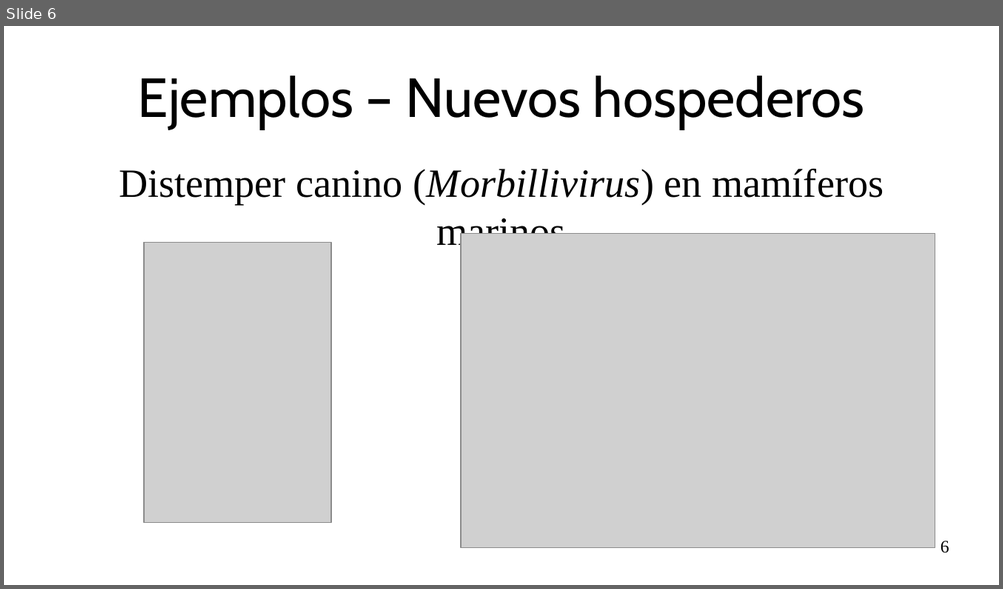
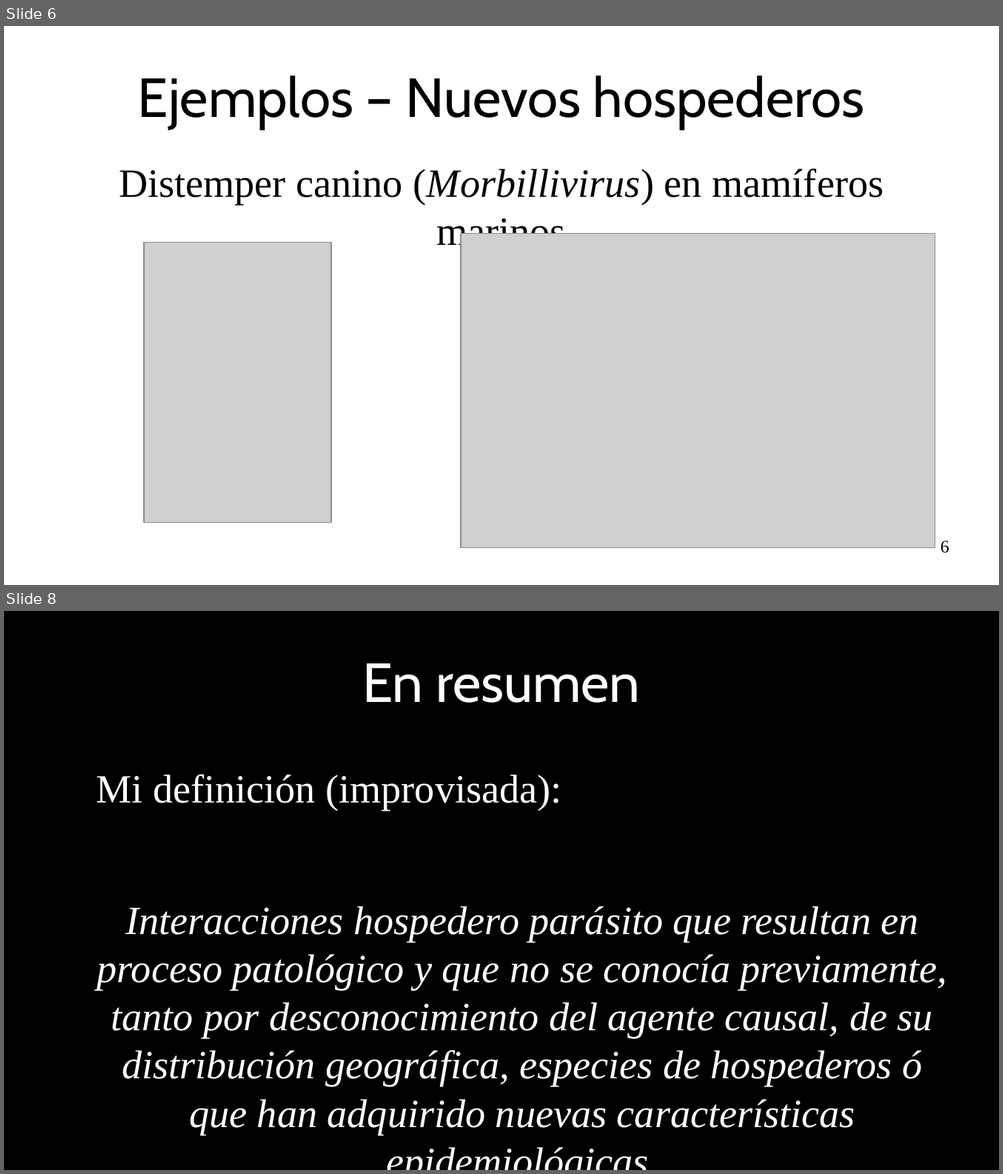
Before and after one commit to gerardommc/Medicina-Cons, a slide deck: Emergentes.odp. Shown one above the other, each under a label of ours: slide 6 before the commit, slides 6 and 8 after it; the slides between them are not shown. The pictures are 1003x589 and 1003x1174 pixels, drawn with LibreOffice and Linux fonts; fonts in the diff are those of the drawing; grey boxes stand for pictures. Boxes give left, top, right and bottom in pixels: in the first picture for what was removed or moved away, otherwise in the second. Text is boxed around its words. In the diff, an @@ line names an element or a change of style, - is before the commit and + after.

```diff
--- a/Emergentes.odp
+++ b/Emergentes.odp
@@ slide 8 added at <box>4,611,999,1170</box>, background #000000 @@
@@ title added at <box>362,664,640,703</box>, 44 pt, text #FFFFFF @@
+En resumen
@@ text added at <box>96,775,947,1135</box>, 32 pt, text #FFFFFF, italic @@
+Mi definición (improvisada):
+Interacciones hospedero parásito que resultan en proceso patológico y que no se conocía previamente, tanto por desconocimiento del agente causal, de su distribución geográfica, especies de hospederos ó que han adquirido nuevas características epidemiológicas.
```
Also in this commit, not shown: 3 slides changed, 1 other slide added, 1 other file.
